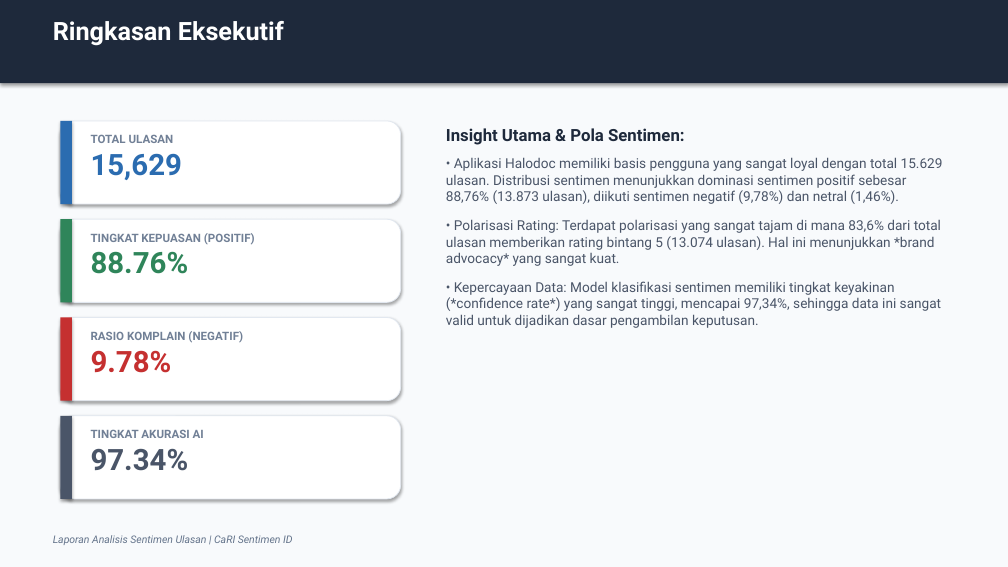
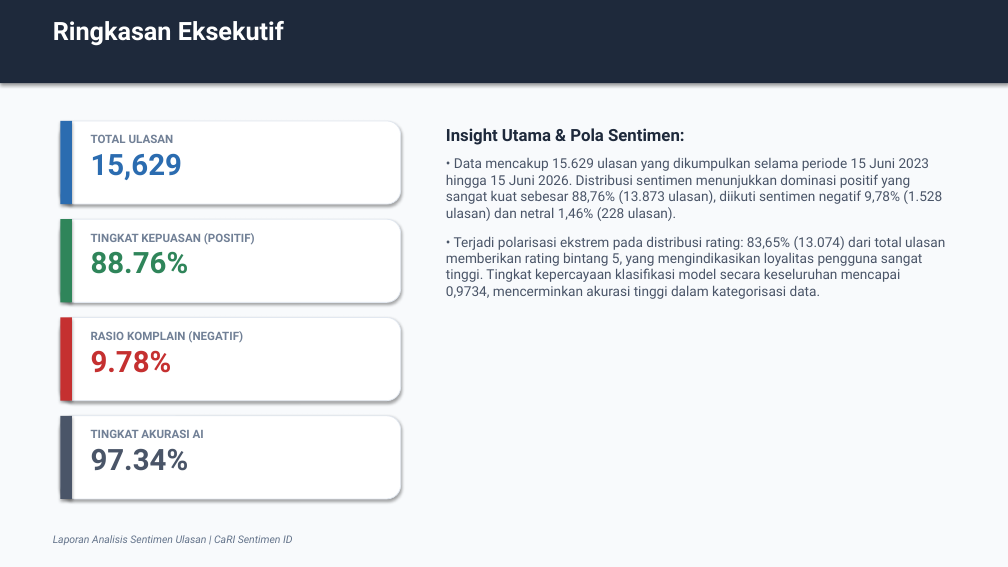
Before and after one commit to pengikut-raja-capybara/cari-sentimen-id-output, a slide deck: slide 2 of halodoc-review-analysis/reports/report_halodoc_dokter_obat_dan_lab.pptx. Drawn at 1008x567 pixels with LibreOffice and Linux fonts; fonts in the diff are those of the drawing. Boxes give left, top, right and bottom in pixels: in the first picture for what was removed or moved away, otherwise in the second. Text is boxed around its words. In the diff, an @@ line names an element or a change of style, - is before the commit and + after.

Commit message:
Update halodoc report

```diff
--- a/halodoc-review-analysis/reports/report_halodoc_dokter_obat_dan_lab.pptx
+++ b/halodoc-review-analysis/reports/report_halodoc_dokter_obat_dan_lab.pptx
@@ text at [446, 157, 945, 299]: text changed @@
-• Aplikasi Halodoc memiliki basis pengguna yang sangat loyal dengan total 15.629 ulasan. Distribusi sentimen menunjukkan dominasi sentimen positif sebesar 88,76% (13.873 ulasan), diikuti sentimen negatif (9,78%) dan netral (1,46%).
-• Polarisasi Rating: Terdapat polarisasi yang sangat tajam di mana 83,6% dari total ulasan memberikan rating bintang 5 (13.074 ulasan). Hal ini menunjukkan *brand advocacy* yang sangat kuat.
-• Kepercayaan Data: Model klasifikasi sentimen memiliki tingkat keyakinan (*confidence rate*) yang sangat tinggi, mencapai 97,34%, sehingga data ini sangat valid untuk dijadikan dasar pengambilan keputusan.
+• Data mencakup 15.629 ulasan yang dikumpulkan selama periode 15 Juni 2023 hingga 15 Juni 2026. Distribusi sentimen menunjukkan dominasi positif yang sangat kuat sebesar 88,76% (13.873 ulasan), diikuti sentimen negatif 9,78% (1.528 ulasan) dan netral 1,46% (228 ulasan).
+• Terjadi polarisasi ekstrem pada distribusi rating: 83,65% (13.074) dari total ulasan memberikan rating bintang 5, yang mengindikasikan loyalitas pengguna sangat tinggi. Tingkat kepercayaan klasifikasi model secara keseluruhan mencapai 0,9734, mencerminkan akurasi tinggi dalam kategorisasi data.
```
Also in this commit, not shown: 1 other slide changed, 1 slide removed, 8 other files.
